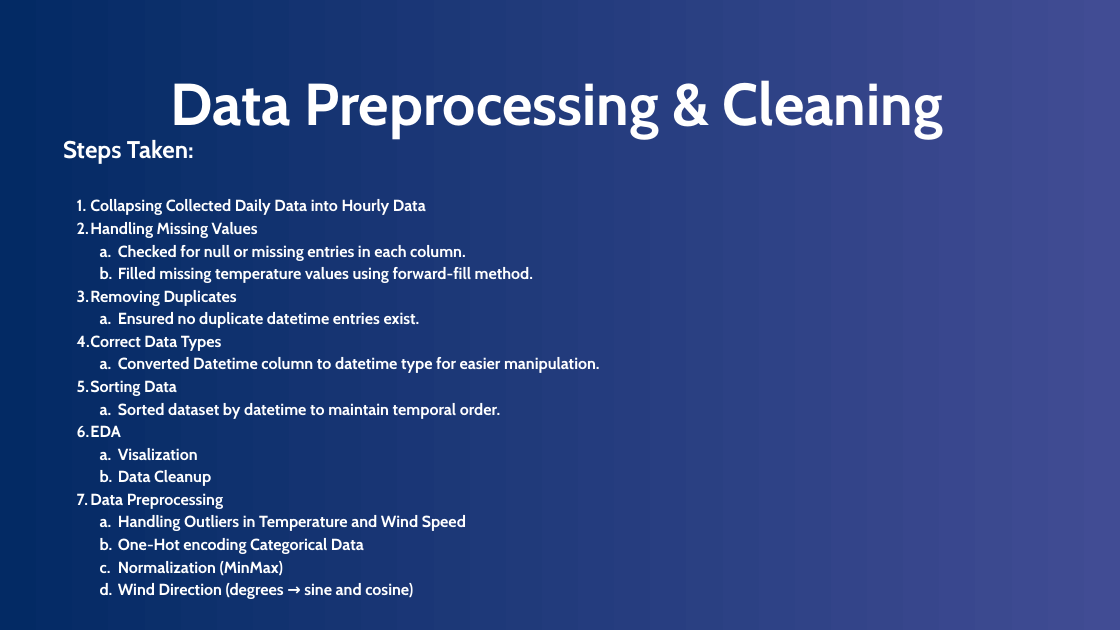
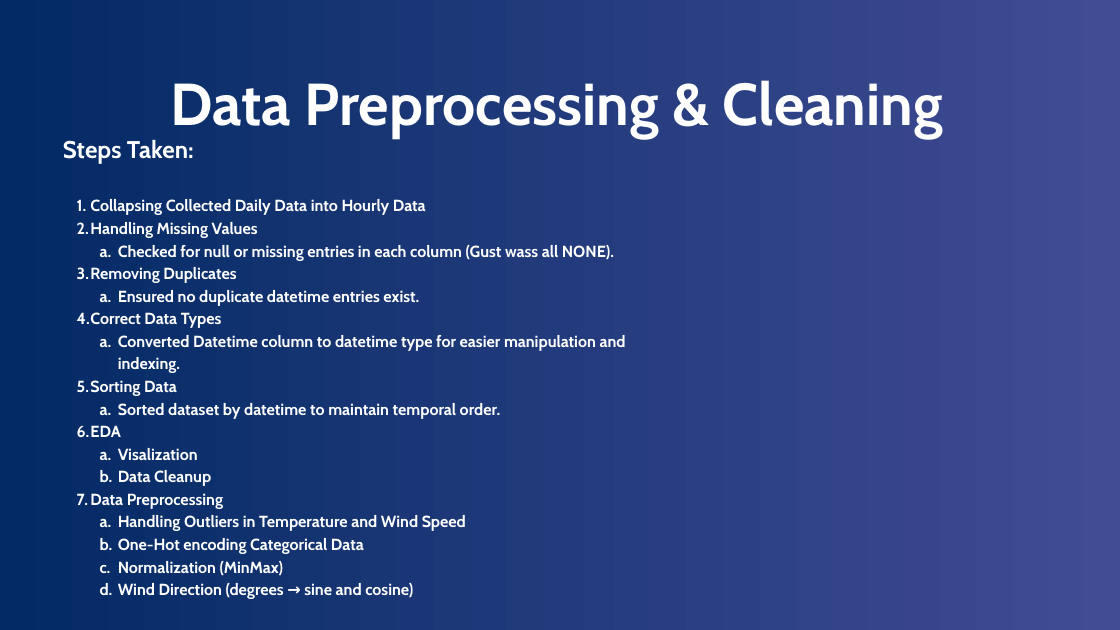
Before and after one commit to Basel-Aldwairi/Temperature_TSA, a slide deck: slide 6 of Report/Temperature Prediction Using Time-Series and Machine Learning Models.pptx. Drawn at 1120x630 pixels with LibreOffice and Linux fonts; fonts in the diff are those of the drawing. Boxes give left, top, right and bottom in pixels: in the first picture for what was removed or moved away, otherwise in the second. Text is boxed around its words. In the diff, an @@ line names an element or a change of style, - is before the commit and + after.

```diff
--- a/Report/Temperature Prediction Using Time-Series and Machine Learning Models.pptx
+++ b/Report/Temperature Prediction Using Time-Series and Machine Learning Models.pptx
@@ text at (118,245,614,261): text changed @@
-    a. Checked for null or missing entries in each column.
-    b. Filled missing temperature values using forward-fill method.
+    a. Checked for null or missing entries in each column (Gust wass all NONE).
@@ text at (118,335,626,373): text changed @@
-    a. Converted Datetime column to datetime type for easier manipulation.
+    a. Converted Datetime column to datetime type for easier manipulation and indexing.
```
Also in this commit, not shown: 5 other slides changed, 4 other files.
